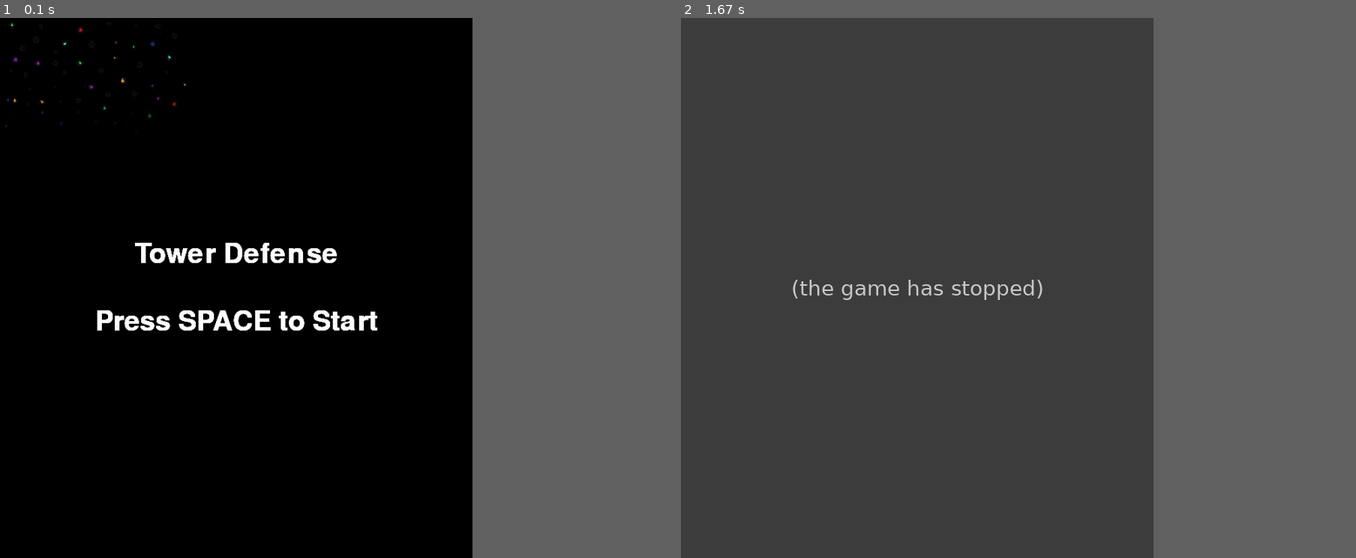
Above: before the commit, frames 1-2 (left to right).
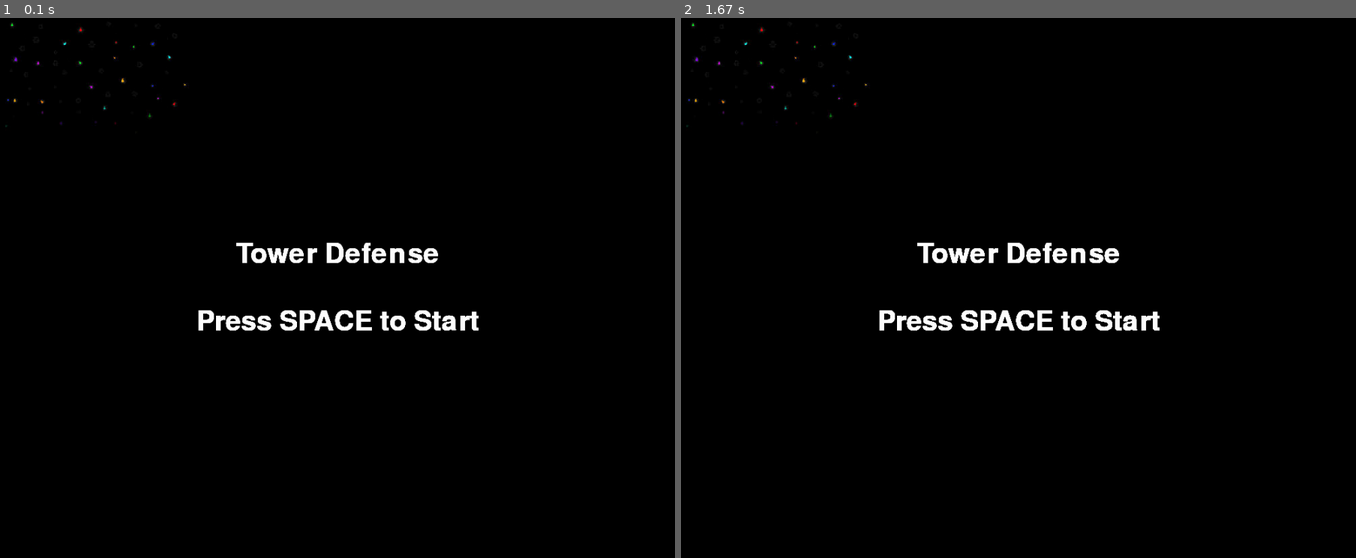
Above: after the commit, the same moments.

Repository: Takahacker/Pygame-Tower
Game: pygame game, started from Funcoes_Basicas.py
Same seed, same stepped clock (60 frames per second), same inputs: the game is played once before the commit and once after it.
Inputs:
- Up to frame 1 (0.1 s): no input
- Up to frame 2 (1.67 s): tap Space at 0.33 s
In our replay, the window is 630x720 before the commit and 900x720 after it. These sizes can differ from the game's own. Grey fills any space a smaller window leaves; there, only what the larger window draws over its background counts as a difference.

The runs differ from the first frame. In frame 1, 2.1% of the frame differs, in the area x 14-71%, y 41-58%; in frame 2, 70%, in the area x 0-71%, y 0-100%.
Before the commit the program exited at 0.35 s; later frames show no game.

Commit message:
classes baloes e torres

Diff:
--- a/Funcoes_Basicas.py
+++ b/Funcoes_Basicas.py
@@ -7,17 +7,18 @@
 pygame.mixer.init()
 
 # Gera Tela inicial
-Comprimento_tela_inicial = 700
-Altura_tela_inicial = 800
-window = pygame.display.set_mode((Comprimento_tela_inicial,Altura_tela_inicial))
+Comprimento_tela = 1000
+Altura_tela = 800
+Tela_inicial = pygame.display.set_mode((Comprimento_tela,Altura_tela))
 pygame.display.set_caption("Tower defense")
 background_image = pygame.image.load("assets/img/background_inicial.jpeg")
 
+# Gera Tela Principal
+game_screen = pygame.display.set_mode((Comprimento_tela,Altura_tela))
+pygame.display.set_caption("Main Game")
 # Inicia Assets
-
-
-# Load background image
-background_image = pygame.image.load("assets/img/background_inicial.jpeg")  # Replace "background.jpg" with your image file
+background_tela_inicial = pygame.image.load("assets/img/background_inicial.jpeg")
+game_background_image = pygame.image.load("assets/img/game_background.jpeg")
 
 # Create font object
 font = pygame.font.Font(None, 60)
@@ -27,11 +28,12 @@
 start_text = font.render("Press SPACE to Start", True, (255, 255, 255))
 
 # Set the positions of the text objects
-title_text_rect = title_text.get_rect(center=(Comprimento_tela_inicial // 2, Altura_tela_inicial // 2 - 50))
-start_text_rect = start_text.get_rect(center=(Comprimento_tela_inicial // 2, Altura_tela_inicial // 2 + 50))
+title_text_rect = title_text.get_rect(center=(Comprimento_tela // 2, Altura_tela // 2 - 50))
+start_text_rect = start_text.get_rect(center=(Comprimento_tela // 2, Altura_tela// 2 + 50))
 
 # Main game loop
 running = True
+Jogo_iniciado = False
 while running:
     # Event handling
     for event in pygame.event.get():
@@ -40,14 +42,14 @@
             sys.exit()
         elif event.type == pygame.KEYDOWN:
             if event.key == pygame.K_SPACE:
-                running = False
-
-    # Draw the background image
-    window.blit(background_image, (0, 0))
-
-    # Draw the text objects on the screen
-    window.blit(title_text, title_text_rect)
-    window.blit(start_text, start_text_rect)
+                Jogo_iniciado = True
+    if not Jogo_iniciado:
+        Tela_inicial.blit(background_tela_inicial, (0, 0))
+        Tela_inicial.blit(title_text, title_text_rect)
+        Tela_inicial.blit(start_text, start_text_rect)
+        pygame.display.flip()
+    else:
+        game_screen.blit((background_image),(0,0))
+        pygame.display.flip()
 
     # Update the display
-    pygame.display.flip()
--- /dev/null
+++ b/Teste.py
@@ -0,0 +1,88 @@
+import pygame
+import random
+import sys
+
+# ---------------------------------Inicialização -------------------------------
+pygame.init()
+pygame.mixer.init()
+
+#--------------------------------- Gera tela inicial ----------------------------
+Comprimento_tela = 1000
+Altura_tela = 800
+Tela_inicial = pygame.display.set_mode((Comprimento_tela, Altura_tela))
+pygame.display.set_caption("Tower defense")
+
+font = pygame.font.Font(None, 60)
+title_text = font.render("Tower Defense", True, (255, 255, 255))
+start_text = font.render("Press SPACE to Start", True, (255, 255, 255))
+title_text_rect = title_text.get_rect(center=(Comprimento_tela // 2, Altura_tela // 2 - 50))
+start_text_rect = start_text.get_rect(center=(Comprimento_tela // 2, Altura_tela // 2 + 50))
+
+#--------------------------------- Gera Tela principal ---------------------------------
+
+game_screen = pygame.display.set_mode((Comprimento_tela, Altura_tela))
+pygame.display.set_caption("Main Game")
+
+#--------------------------------- Inicia Assets ---------------------------------
+
+pygame.display.set_caption("Tower defense")
+background_image = pygame.image.load("assets/img/background_inicial.jpeg")
+game_background_image = pygame.image.load('assets/img/game_background.jpeg')
+background_image = pygame.transform.scale(background_image, (Comprimento_tela, Altura_tela))
+game_background_image = pygame.transform.scale(game_background_image, (Comprimento_tela, Altura_tela))
+
+#--------------------------------- Inicia Estruturas de dados ---------------------------------
+
+# Classe Balões
+
+class Balloon(pygame.sprite.Sprite):
+    def __init__(self, color, path):
+        pygame.sprite.Sprite.__init__(self)
+        self.color = color
+        self.image = pygame.Surface((20, 20))
+        self.image.fill(self.color)
+        self.rect = self.image.get_rect()
+        self.rect.x = path[0][0]
+        self.rect.y = path[0][1]
+        self.path = path
+        self.path_index = 0
+
+# Classe Torres
+
+class Tower(pygame.sprite.Sprite):
+    def __init__(self, color, radius, cost):
+        pygame.sprite.Sprite.__init__(self)
+        self.color = color
+        self.image = pygame.Surface((radius * 2, radius * 2))
+        self.image.fill(WHITE)
+        pygame.draw.circle(self.image, self.color, (radius, radius), radius)
+        self.rect = self.image.get_rect()
+        self.radius = radius
+        self.cost = cost
+    def update(self, balloons):
+        for balloon in balloons:
+            if pygame.sprite.collide_circle(self, balloon):
+                pass
+
+
+
+running = True
+Jogo_iniciado = False
+
+while running:
+    for event in pygame.event.get():
+        if event.type == pygame.QUIT:
+            pygame.quit()
+            sys.exit()
+        elif event.type == pygame.KEYDOWN:
+            if event.key == pygame.K_SPACE:
+                Jogo_iniciado = True
+
+    if not Jogo_iniciado:
+        Tela_inicial.blit(background_image, (0, 0))
+        Tela_inicial.blit(title_text, title_text_rect)
+        Tela_inicial.blit(start_text, start_text_rect)
+        pygame.display.flip()
+    else:
+        game_screen.blit(game_background_image, (0, 0))
+        pygame.display.flip()
Binary file added: assets/img/game_background.jpeg
Not shown, changed: .DS_Store
Not shown, changed: assets/.DS_Store
